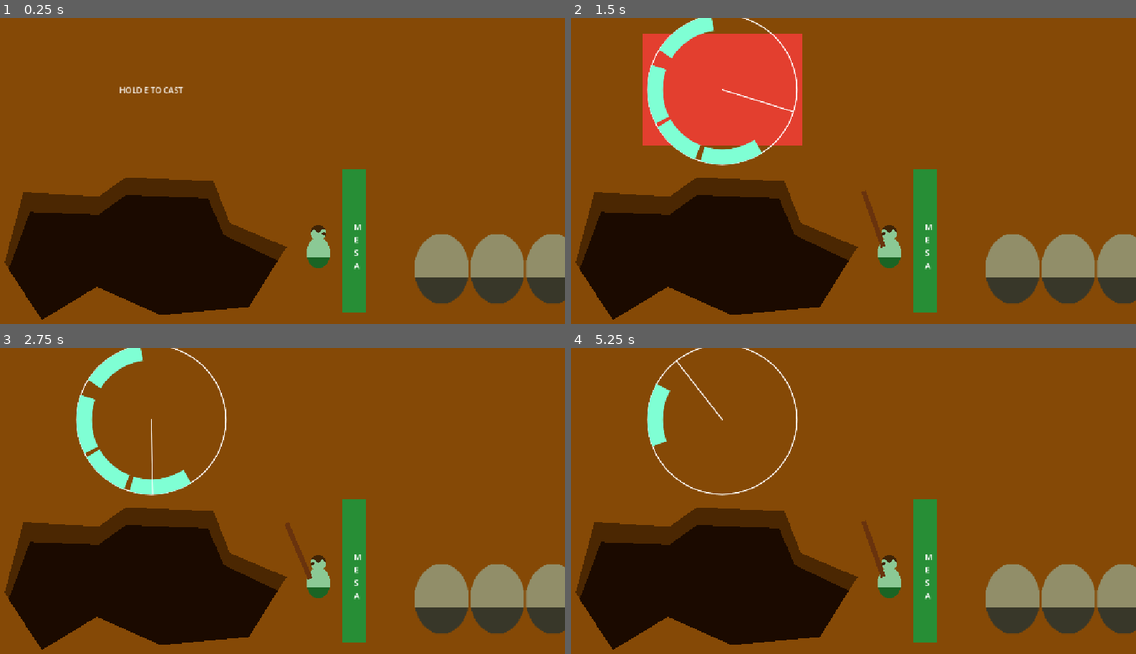
Above: before the commit, frames 1-4 (two rows, left to right).
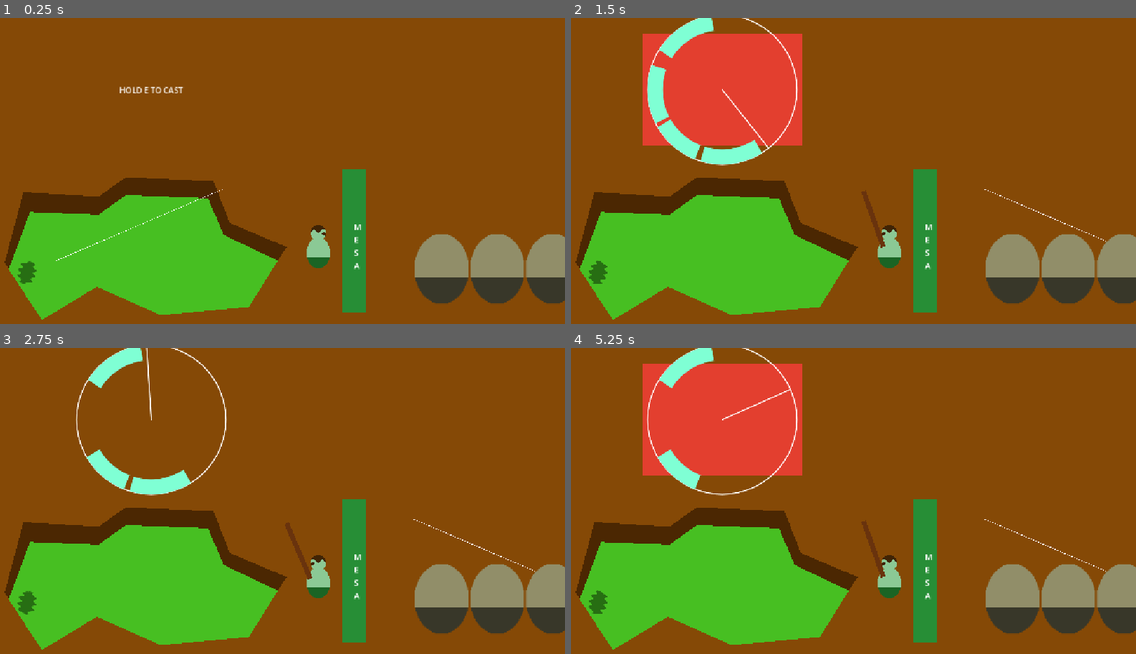
Above: after the commit, the same moments.

Repository: MarianoGnu/pesca-profana
Game: Godot game, scene res://game/fishing_minigame/stage.tscn
The game is run twice, just before and just after one commit, with the same random seed, the same clock (stepped at 60 frames per second) and the same inputs.
Inputs (mouse positions are in pixels of both pictures, inside the frame that each line leads up to):
- Up to frame 1 (0.25 s): no input
- Up to frame 2 (1.5 s): tap Enter at 0.5 s; move the mouse to (977, 161) at 0.52 s; tap E (action) at 0.6, 1.35 s; click (977, 161) at 0.67 s; move the mouse to (734, 195) at 1.27 s; click (734, 195) at 1.42 s
- Up to frame 3 (2.75 s): move the mouse to (333, 439) at 2.02 s; tap E (action) at 2.1 s; click (333, 439) at 2.17 s
- Up to frame 4 (5.25 s): move the mouse to (819, 574) at 2.77 s; tap E (action) every 0.75 s from 2.85 to 5.1 s; click (819, 574) at 2.92 s; move the mouse to (1023, 559) at 3.52 s; click (1023, 559) at 3.67 s; move the mouse to (678, 461) at 4.27 s; click (678, 461) at 4.42 s; move the mouse to (876, 510) at 5.02 s; click (876, 510) at 5.17 s

The runs differ from the first frame. In frame 1, 13% of the frame differs, in the area x 1-50%, y 55-99%; in frame 2, 13%; in frame 3, 14%; in frame 4, 24%, in the area x 1-95%, y 0-99%.
Error before the commit: Attempt to call function 'pick_random' in base 'null instance' on a null instance. (res://game/fishing_minigame/fishing_minigame.gd:126)
Error after the commit: Attempt to call function 'pick_random' in base 'null instance' on a null instance. (res://game/fishing_minigame/fishing_minigame.gd:127)

Commit message:
Add sounds to Game Stage, and some more updates
- mockup of monster part sinking in acid tank

Diff:
--- a/game/fishing_minigame/fishing_minigame.gd
+++ b/game/fishing_minigame/fishing_minigame.gd
@@ -3,6 +3,7 @@
 extends Control
 
 signal reeled
+signal reel_miss
 
 enum _State {
 	UNSTARTED,
@@ -131,6 +132,7 @@
 	_bg_color = Color.RED
 	var tw = create_tween()
 	tw.tween_property(self, ^"_bg_color", Color.TRANSPARENT, 0.5)
+	reel_miss.emit()
 
 
 func _is_action_just_pressed(p_action: StringName) -> bool:
--- a/game/fishing_minigame/stage.gd
+++ b/game/fishing_minigame/stage.gd
@@ -6,6 +6,8 @@
 	STATE_CAST_ANIM,
 	STATE_FISHING,
 }
+
+signal line_casted
 
 @export var cast_curve: Curve
 
@@ -53,6 +55,7 @@
 			_fishing_minigame.set_state(FishingMinigame.STATE_WAITING)
 		STATE_CAST_ANIM:
 			_igor.casting = false
+			line_casted.emit()
 			await get_tree().create_timer(0.5).timeout
 			_on_enter_state(STATE_FISHING)
 		STATE_FISHING:
--- a/game/fishing_minigame/stage.tscn
+++ b/game/fishing_minigame/stage.tscn
@@ -3,6 +3,17 @@
 [ext_resource type="Script" uid="uid://h58albkajyqf" path="res://game/fishing_minigame/igor.gd" id="1_eijj6"]
 [ext_resource type="Script" uid="uid://cdj2j4s0ruk6o" path="res://game/fishing_minigame/stage.gd" id="1_f74kx"]
 [ext_resource type="PackedScene" uid="uid://bbeqvpwpsfln7" path="res://game/fishing_minigame/fishing_minigame.tscn" id="3_tgqly"]
+[ext_resource type="AudioStream" uid="uid://bnxh31tpom5lv" path="res://assets/audio/music/main_theme.ogg" id="4_tgqly"]
+[ext_resource type="AudioStream" uid="uid://nn1hjyoga4lv" path="res://assets/audio/fx/fishing_noices/normal_line_1.wav" id="5_feoqn"]
+[ext_resource type="AudioStream" uid="uid://cvejsioh6fkxu" path="res://assets/audio/fx/fishing_noices/normal_line_2.wav" id="6_mddte"]
+[ext_resource type="AudioStream" uid="uid://dhco1pxggvxxe" path="res://assets/audio/fx/fishing_noices/normal_line_3.wav" id="7_a3oqo"]
+[ext_resource type="AudioStream" uid="uid://bcha3j6tvwsal" path="res://assets/audio/fx/fishing_noices/fast_line_1.wav" id="8_lwls3"]
+[ext_resource type="AudioStream" uid="uid://cfuhl24ipvoby" path="res://assets/audio/fx/fishing_noices/fast_line_2.wav" id="9_jugoj"]
+[ext_resource type="AudioStream" uid="uid://bpsv30jd0638w" path="res://assets/audio/fx/fishing_noices/fast_line_3.wav" id="10_djw4x"]
+[ext_resource type="AudioStream" uid="uid://dj6pt5q1bdtpo" path="res://assets/audio/fx/fishing_noices/splash_1.wav" id="11_o172d"]
+[ext_resource type="AudioStream" uid="uid://jnko0jsc1aa2" path="res://assets/audio/fx/fishing_noices/spash_2.wav" id="12_0st1p"]
+[ext_resource type="AudioStream" uid="uid://doh5w7cduvt18" path="res://assets/audio/fx/fishing_noices/splash_3.wav" id="13_6wvna"]
+[ext_resource type="AudioStream" uid="uid://cxs5hh8opxkmt" path="res://assets/audio/fx/fishing_noices/splash_4.wav" id="14_4lvjx"]
 
 [sub_resource type="Curve" id="Curve_f74kx"]
 _data = [Vector2(0, 0), 0.0, 0.0, 0, 0, Vector2(0.5052265, 1), 0.0, 0.0, 0, 0, Vector2(1, 0), 0.0, 0.0, 0, 0]
@@ -301,6 +312,61 @@
 transitions = ["Start", "wait", SubResource("AnimationNodeStateMachineTransition_a3oqo"), "wait", "cast", SubResource(" …(340 unchanged characters)…
 graph_offset = Vector2(210, 113)
 
+[sub_resource type="Curve2D" id="Curve2D_o172d"]
+_data = {
+"points": PackedVector2Array(0, 0, 0, 0, 584, 0, 33.296917, 0, -33.296917, 0, 536, -56, 26.287039, 0.35049385, -26.287039, -0.35049385, 480, -8, 33.997902, 2.102963, -33.997902, -2.102963, 416, -48, 23.833582, 2.803953, -23.833582, -2.803953, 352, 0, 39.605804, 4.2059293, -39.605804, -4.2059293, 280, -48, 0, 0, 0, 0, 184.00003, -23.99997)
+}
+point_count = 7
+
+[sub_resource type="Shader" id="Shader_riqys"]
+code = "shader_type canvas_item;
+
+uniform float wave_force: hint_range(0.0, 1.0, 0.1) = 1.0;
+uniform float waveness: hint_range(0.0, 50.0, 0.5) = 5.0;
+uniform float speed: hint_range(0.0, 20.0, 0.1) = 1.0;
+
+void vertex() {
+}
+
+void fragment() {
+	vec2 uv = UV;
+	uv.y += sin(TIME * speed + uv.x * waveness) * wave_force * 0.1;
+	COLOR = texture(TEXTURE, uv) * vec4(COLOR.rgb, 1.0);
+}
+"
+
+[sub_resource type="ShaderMaterial" id="ShaderMaterial_bhunq"]
+shader = SubResource("Shader_riqys")
+shader_parameter/wave_force = 1.0
+shader_parameter/waveness = 31.5
+shader_parameter/speed = 1.60000002384192
+
+[sub_resource type="GradientTexture2D" id="GradientTexture2D_o172d"]
+gradient = SubResource("Gradient_i5yc3")
+fill = 1
+fill_from = Vector2(0.5, 0.5)
+fill_to = Vector2(0.90000004, 0.5)
+metadata/_snap_enabled = true
+
+[sub_resource type="AudioStreamRandomizer" id="AudioStreamRandomizer_bhunq"]
+streams_count = 3
+stream_0/stream = ExtResource("5_feoqn")
+stream_1/stream = ExtResource("6_mddte")
+stream_2/stream = ExtResource("7_a3oqo")
+
+[sub_resource type="AudioStreamRandomizer" id="AudioStreamRandomizer_81trd"]
+streams_count = 3
+stream_0/stream = ExtResource("8_lwls3")
+stream_1/stream = ExtResource("9_jugoj")
+stream_2/stream = ExtResource("10_djw4x")
+
+[sub_resource type="AudioStreamRandomizer" id="AudioStreamRandomizer_rgeny"]
+streams_count = 4
+stream_0/stream = ExtResource("11_o172d")
+stream_1/stream = ExtResource("12_0st1p")
+stream_2/stream = ExtResource("13_6wvna")
+stream_3/stream = ExtResource("14_4lvjx")
+
 [node name="Stage" type="Node2D" unique_id=987376960]
 script = ExtResource("1_f74kx")
 cast_curve = SubResource("Curve_f74kx")
@@ -316,7 +382,7 @@
 
 [node name="Fosa" type="Polygon2D" parent="Fosa" unique_id=112399110]
 position = Vector2(0, 36)
-color = Color(0.10743686, 0.041772723, 0.001894691, 1)
+color = Color(0.27850002, 0.75, 0.135, 1)
 polygon = PackedVector2Array(269, 320, 434, 326, 466, 400, 592, 460, 516, 581, 338, 597, 211, 540, 100, 607, 25, 492, 76, 354, 214, 359)
 
 [node name="Mesa" type="Polygon2D" parent="." unique_id=1507726799]
@@ -448,7 +514,6 @@
 unique_name_in_owner = true
 position = Vector2(656, 504)
 script = ExtResource("1_eijj6")
-test_pull = null
 
 [node name="Cuerpo" type="Sprite2D" parent="Igor" unique_id=1589526275]
 self_modulate = Color(0.54510003, 0.79, 0.58591664, 1)
@@ -492,6 +557,30 @@
 anim_player = NodePath("../AnimationPlayer")
 parameters/conditions/pull = false
 
+[node name="FishingLine" type="Line2D" parent="Igor" unique_id=252232074]
+position = Vector2(656, -504)
+rotation = 3.1415927
+scale = Vector2(1, -1)
+points = PackedVector2Array(464, 344, 128, 488)
+width = 1.0
+
+[node name="Path2D" type="Path2D" parent="." unique_id=1866000110]
+position = Vector2(656, 504)
+rotation = 3.1415927
+scale = Vector2(1, -1)
+curve = SubResource("Curve2D_o172d")
+
+[node name="HookedPart" type="PathFollow2D" parent="Path2D" unique_id=787751811]
+position = Vector2(584, 0)
+rotation = -1.8275559
+
+[node name="Sprite2D" type="Sprite2D" parent="Path2D/HookedPart" unique_id=2097779768]
+self_modulate = Color(0.15492907, 0.43313256, 0.0736405, 1)
+material = SubResource("ShaderMaterial_bhunq")
+position = Vector2(-7.9917603, -0.29937744)
+scale = Vector2(0.93301153, 0.60784096)
+texture = SubResource("GradientTexture2D_o172d")
+
 [node name="Cliente" type="Sprite2D" parent="." unique_id=931510773]
 modulate = Color(0.57, 0.5567, 0.4104, 1)
 clip_children = 2
@@ -531,3 +620,29 @@
 offset_top = 32.0
 offset_right = 480.0
 offset_bottom = 256.0
+speed_factor = 3.0
+
+[node name="BGM" type="AudioStreamPlayer" parent="." unique_id=684811271]
+stream = ExtResource("4_tgqly")
+autoplay = true
+bus = &"music"
+
+[node name="CastLine" type="AudioStreamPlayer" parent="." unique_id=116178430]
+unique_name_in_owner = true
+stream = SubResource("AudioStreamRandomizer_bhunq")
+
+[node name="Pull" type="AudioStreamPlayer" parent="." unique_id=1601305304]
+unique_name_in_owner = true
+stream = SubResource("AudioStreamRandomizer_81trd")
+
+[node name="Reel" type="AudioStreamPlayer" parent="." unique_id=616597581]
+unique_name_in_owner = true
+stream = SubResource("AudioStreamRandomizer_81trd")
+
+[node name="Splash" type="AudioStreamPlayer" parent="." unique_id=519020923]
+unique_name_in_owner = true
+stream = SubResource("AudioStreamRandomizer_rgeny")
+
+[connection signal="line_casted" from="." to="CastLine" method="play"]
+[connection signal="reel_miss" from="FishingMinigame" to="Splash" method="play"]
+[connection signal="reeled" from="FishingMinigame" to="Pull" method="play"]
Not shown, added: assets/audio/fx/fishing_noices/fast_line_1.wav.import
Not shown, added: assets/audio/fx/fishing_noices/fast_line_2.wav.import
Not shown, added: assets/audio/fx/fishing_noices/fast_line_3.wav.import
Not shown, added: assets/audio/fx/fishing_noices/normal_line_1.wav.import
Not shown, added: assets/audio/fx/fishing_noices/normal_line_2.wav.import
Not shown, added: assets/audio/fx/fishing_noices/normal_line_3.wav.import
Not shown, added: assets/audio/fx/fishing_noices/raw/audiopapkin-fishing-reel-302355.mp3.import
Not shown, added: assets/audio/fx/fishing_noices/raw/freesound_community-clean-fast-swooshaiff-14784.mp3.import
Not shown, added: assets/audio/fx/fishing_noices/raw/freesound_community-swish-whip-85481.mp3.import
Not shown, added: assets/audio/fx/fishing_noices/raw/freesound_community-water-splash-46402.mp3.import
Not shown, added: assets/audio/fx/fishing_noices/raw/freesound_community-water-splash-5860.mp3.import
Not shown, added: assets/audio/fx/fishing_noices/raw/freesound_community-whip-96834.mp3.import
(and 25 more such lines)
